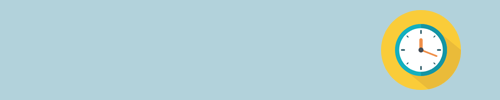
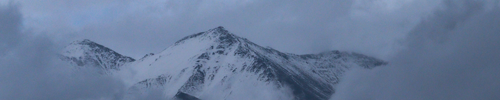
Layers edited between the first and the second 500 × 100 image:
hid "图层 24" over [left=381, top=10, right=461, bottom=90]
added layer "图层 25" above "背景" over [left=0, top=0, right=500, bottom=100]
hid "背景" over [left=0, top=0, right=500, bottom=100]
